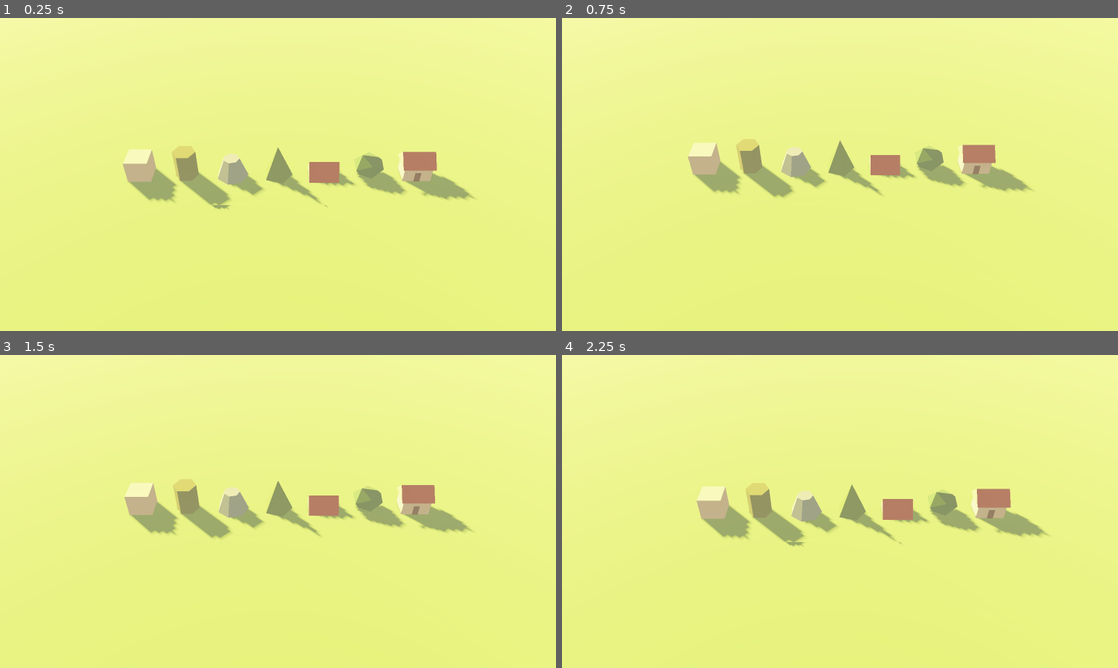
Above: before the commit, frames 1-4 (two rows, left to right).
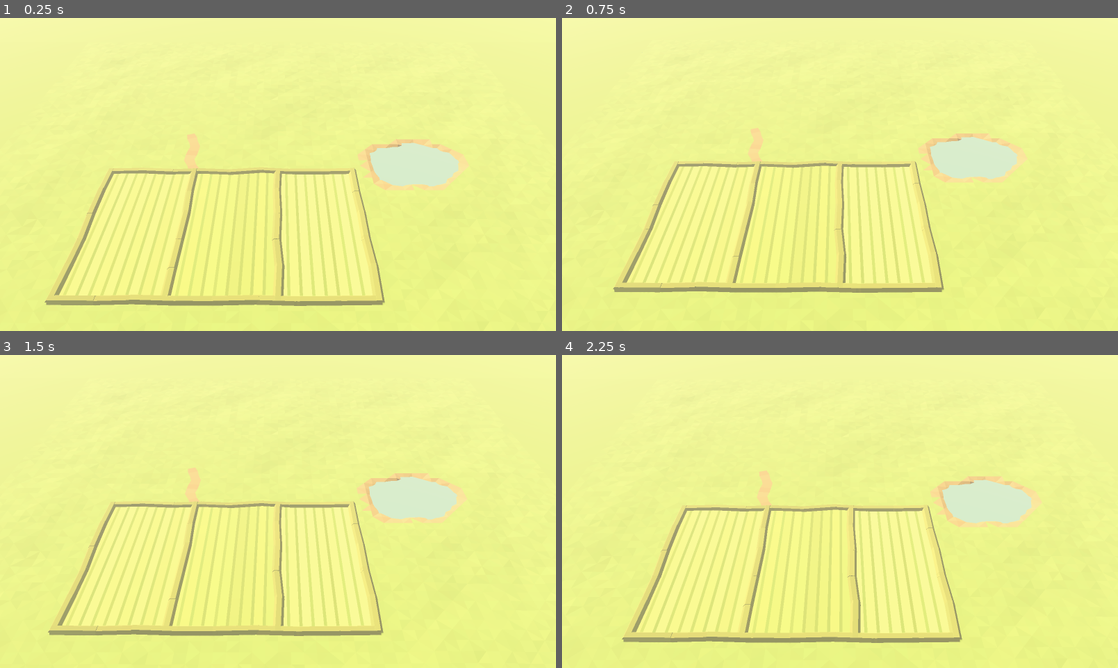
Above: after the commit, the same moments.

Repository: scplops/dau-han-game
Game: Godot game, scene res://scenes/main.tscn
The game is run twice, just before and just after one commit, with the same random seed, the same clock (stepped at 60 frames per second) and the same inputs.
Inputs (mouse positions are in pixels of both pictures, inside the frame that each line leads up to):
- Up to frame 1 (0.25 s): no input
- Up to frame 2 (0.75 s): tap Enter at 0.5 s; move the mouse to (962, 158) at 0.52 s; tap S (cam_back) at 0.6 s; click (962, 158) at 0.67 s
- Up to frame 3 (1.5 s): move the mouse to (166, 527) at 1.27 s; tap W (cam_forward) at 1.35 s; click (166, 527) at 1.42 s
- Up to frame 4 (2.25 s): move the mouse to (895, 442) at 2.02 s; tap A (cam_left) at 2.1 s; click (895, 442) at 2.17 s

The runs differ from the first frame. In frame 1, 8.6% of the frame differs, in the area x 8-86%, y 36-92%; in frame 2, 8.1%; in frame 3, 8.3%; in frame 4, 8.5%.

Commit message:
step 3: add terrain with rice paddies, dikes, pond and dirt path
Co-Authored-By: Claude Opus 5.5 <noreply@anthropic.com>
Claude-Session: https://claude.ai/code/session_01GvTBmVNKWvduxKtgofh7qQ

Diff:
--- a/scenes/main.tscn
+++ b/scenes/main.tscn
@@ -2,6 +2,7 @@
 
 [ext_resource type="Script" path="res://scripts/world_builder.gd" id="1_world"]
 [ext_resource type="Script" path="res://scripts/camera_rig.gd" id="2_camera"]
+[ext_resource type="Script" path="res://scripts/builders/terrain.gd" id="3_terrain"]
 
 [sub_resource type="ProceduralSkyMaterial" id="SkyMaterial_main"]
 sun_angle_max = 20.0
@@ -34,13 +35,18 @@
 directional_shadow_max_distance = 70.0
 
 [node name="CameraRig" type="Node3D" parent="."]
+transform = Transform3D(1, 0, 0, 0, 1, 0, 0, 0, 1, 0, 0, 2.5)
 script = ExtResource("2_camera")
 
 [node name="Camera3D" type="Camera3D" parent="CameraRig"]
 fov = 40.0
+near = 0.3
 far = 500.0
 
 [node name="World" type="Node3D" parent="." node_paths=PackedStringArray("world_environment", "sun")]
 script = ExtResource("1_world")
 world_environment = NodePath("../WorldEnvironment")
 sun = NodePath("../Sun")
+
+[node name="Terrain" type="Node3D" parent="World"]
+script = ExtResource("3_terrain")
--- /dev/null
+++ b/scripts/builders/terrain.gd
@@ -0,0 +1,337 @@
+class_name Terrain
+extends Node3D
+## Địa hình: nền cỏ gợn nhẹ, 3 thửa ruộng có bờ, ao nước, đường đất.
+## Toạ độ: x sang phải, z về phía camera (tiền cảnh là z dương), y lên trên.
+## Các builder sau (nhà, lúa, nhân vật...) dùng `height_at()` và các vùng bên dưới
+## để đặt vật thể đúng chỗ.
+
+@export var random_seed: int = 3103
+
+@export_group("Nền")
+@export var grid_extent: float = 32.0        # lưới chi tiết từ -extent đến +extent
+@export var cell_size: float = 1.0
+@export var skirt_extent: float = 160.0      # mặt phẳng phẳng bao ngoài, tan vào sương
+@export var noise_amplitude: float = 0.35
+@export var noise_frequency: float = 0.07
+@export_range(0.0, 0.2) var ground_jitter: float = 0.035
+
+@export_group("Ruộng")
+## Khối ruộng (x, z, rộng, sâu); chia thành 3 thửa bởi `field_dividers`.
+@export var field_rect: Rect2 = Rect2(-18.0, 2.0, 26.0, 16.0)
+@export var field_dividers: PackedFloat32Array = PackedFloat32Array([-9.0, 0.0])
+@export var furrow_spacing: float = 1.0
+@export var furrow_width: float = 0.25
+@export var dike_bottom_width: float = 0.9
+@export var dike_top_width: float = 0.45
+@export var dike_height: float = 0.28
+@export var dike_wobble: float = 0.18        # độ cong vẹo của bờ ruộng
+
+@export_group("Ao")
+@export var pond_center: Vector2 = Vector2(15.0, 0.5)
+@export var pond_radius: float = 4.6
+@export var pond_depth: float = 0.7
+@export var water_level: float = -0.18
+
+@export_group("Sân & đường")
+## Vùng phẳng dành cho nhà và sân (bước 4).
+@export var yard_rect: Rect2 = Rect2(-17.0, -15.0, 12.0, 10.0)
+@export var path_points: PackedVector2Array = PackedVector2Array([
+	Vector2(-10.5, -5.0), Vector2(-9.6, -2.5), Vector2(-9.9, 0.0), Vector2(-9.0, 2.0)])
+@export var path_width: float = 1.1
+
+var _noise := FastNoiseLite.new()
+var _pond_shape := PackedFloat32Array()      # bán kính tương đối theo góc
+
+
+func build() -> void:
+	_noise.seed = random_seed
+	_noise.frequency = noise_frequency
+	_noise.noise_type = FastNoiseLite.TYPE_SIMPLEX_SMOOTH
+	_make_pond_shape()
+
+	var ground := MeshBuilder.new(random_seed, ground_jitter)
+	_build_ground(ground)
+	add_child(ground.commit_instance("Ground"))
+
+	var details := MeshBuilder.new(random_seed + 1, 0.06)
+	_build_fields(details)
+	_build_path(details)
+	add_child(details.commit_instance("FieldsAndPath"))
+
+	var water := MeshBuilder.new(random_seed + 2, 0.0)
+	_build_water(water)
+	var water_node := water.commit_instance("PondWater")
+	water_node.cast_shadow = GeometryInstance3D.SHADOW_CASTING_SETTING_OFF
+	add_child(water_node)
+
+
+# --- Truy vấn cho các builder khác -----------------------------------------------
+
+## Độ cao mặt đất tại (x, z).
+func height_at(x: float, z: float) -> float:
+	var p := Vector2(x, z)
+	var pond_t := _pond_factor(p)
+	if pond_t < 1.0:
+		# Lòng ao: dốc nhanh ở mép, phẳng ở giữa
+		return -pond_depth * clampf((1.0 - pond_t) * 3.0, 0.0, 1.0)
+	var flat := _distance_to_features(p)
+	var mask := smoothstep(0.5, 4.0, flat)
+	# Mép lưới về 0 để khớp với mặt phẳng bao ngoài
+	var edge := maxf(absf(x), absf(z))
+	mask *= 1.0 - smoothstep(grid_extent - 6.0, grid_extent, edge)
+	return _noise.get_noise_2d(x, z) * noise_amplitude * mask
+
+
+## Hình chữ nhật của từng thửa ruộng (tính tới tim bờ).
+func paddy_rects() -> Array[Rect2]:
+	var xs: Array[float] = [field_rect.position.x]
+	for d in field_dividers:
+		xs.append(d)
+	xs.append(field_rect.end.x)
+	var rects: Array[Rect2] = []
+	for i in xs.size() - 1:
+		rects.append(Rect2(xs[i], field_rect.position.y, xs[i + 1] - xs[i], field_rect.size.y))
+	return rects
+
+
+## Điểm có nằm trong lòng ao không.
+func is_in_pond(x: float, z: float) -> bool:
+	return _pond_factor(Vector2(x, z)) < 1.0
+
+
+# --- Nền --------------------------------------------------------------------------
+
+func _build_ground(mb: MeshBuilder) -> void:
+	var n := int(grid_extent * 2.0 / cell_size)
+	var heights := PackedFloat32Array()
+	heights.resize((n + 1) * (n + 1))
+	for iz in n + 1:
+		for ix in n + 1:
+			var x := -grid_extent + ix * cell_size
+			var z := -grid_extent + iz * cell_size
+			heights[iz * (n + 1) + ix] = height_at(x, z)
+
+	for iz in n:
+		for ix in n:
+			var x0 := -grid_extent + ix * cell_size
+			var z0 := -grid_extent + iz * cell_size
+			var x1 := x0 + cell_size
+			var z1 := z0 + cell_size
+			var a := Vector3(x0, heights[iz * (n + 1) + ix], z0)
+			var b := Vector3(x1, heights[iz * (n + 1) + ix + 1], z0)
+			var c := Vector3(x1, heights[(iz + 1) * (n + 1) + ix + 1], z1)
+			var d := Vector3(x0, heights[(iz + 1) * (n + 1) + ix], z1)
+			# Đổi hướng đường chéo xen kẽ cho lưới bớt đều
+			if (ix + iz) % 2 == 0:
+				_ground_tri(mb, a, b, c)
+				_ground_tri(mb, a, c, d)
+			else:
+				_ground_tri(mb, a, b, d)
+				_ground_tri(mb, b, c, d)
+
+	# Mặt phẳng bao ngoài lưới
+	var e := grid_extent
+	var s := skirt_extent
+	var below := Vector3(0, -1, 0)
+	mb.add_quad(Vector3(-s, 0, -s), Vector3(s, 0, -s), Vector3(s, 0, -e), Vector3(-s, 0, -e), Palette.GRASS, below)
+	mb.add_quad(Vector3(-s, 0, e), Vector3(s, 0, e), Vector3(s, 0, s), Vector3(-s, 0, s), Palette.GRASS, below)
+	mb.add_quad(Vector3(-s, 0, -e), Vector3(-e, 0, -e), Vector3(-e, 0, e), Vector3(-s, 0, e), Palette.GRASS, below)
+	mb.add_quad(Vector3(e, 0, -e), Vector3(s, 0, -e), Vector3(s, 0, e), Vector3(e, 0, e), Palette.GRASS, below)
+
+
+func _ground_tri(mb: MeshBuilder, a: Vector3, b: Vector3, c: Vector3) -> void:
+	# Chỉ bờ ao mới có màu đất; chỗ trũng tự nhiên vẫn là cỏ
+	var mid := (a + b + c) / 3.0
+	var color := Palette.EARTH if _pond_factor(Vector2(mid.x, mid.z)) < 1.12 else Palette.GRASS
+	mb.add_triangle(a, b, c, color, (a + b + c) / 3.0 + Vector3.DOWN)
+
+
+# --- Ruộng ------------------------------------------------------------------------
+
+func _build_fields(mb: MeshBuilder) -> void:
+	var colors: Array[Color] = [Palette.RICE_1, Palette.RICE_2, Palette.RICE_3]
+	var rects := paddy_rects()
+	var y := 0.03
+	var up_inside := Vector3(0, -1, 0)
+	for i in rects.size():
+		var r := rects[i]
+		var col := colors[i % colors.size()]
+		# Luống chạy dọc theo z (hướng về camera) để tạo chiều sâu phối cảnh
+		var x := r.position.x
+		while x < r.end.x - 0.01:
+			var main_end := minf(x + furrow_spacing - furrow_width, r.end.x)
+			var furrow_end := minf(x + furrow_spacing, r.end.x)
+			_flat_rect(mb, x, main_end, r.position.y, r.end.y, y, col, up_inside)
+			if furrow_end > main_end:
+				_flat_rect(mb, main_end, furrow_end, r.position.y, r.end.y, y, Palette.RICE_FURROW, up_inside)
+			x = furrow_end
+
+	# Bờ ruộng: viền ngoài + các bờ chia thửa, hơi cong vẹo cho tự nhiên
+	var rng := RandomNumberGenerator.new()
+	rng.seed = random_seed + 10
+	var fr := field_rect
+	var outline := PackedVector2Array([
+		fr.position, Vector2(fr.end.x, fr.position.y), fr.end, Vector2(fr.position.x, fr.end.y),
+		fr.position])
+	_build_dike(mb, outline, rng)
+	for d in field_dividers:
+		_build_dike(mb, PackedVector2Array([Vector2(d, fr.position.y), Vector2(d, fr.end.y)]), rng)
+
+
+func _flat_rect(mb: MeshBuilder, x0: float, x1: float, z0: float, z1: float, y: float,
+		color: Color, inside: Vector3) -> void:
+	mb.add_quad(Vector3(x0, y, z0), Vector3(x1, y, z0), Vector3(x1, y, z1), Vector3(x0, y, z1),
+			color, inside)
+
+
+## Bờ đất tiết diện hình thang chạy theo đường gấp khúc `points`.
+func _build_dike(mb: MeshBuilder, points: PackedVector2Array, rng: RandomNumberGenerator) -> void:
+	# Chia nhỏ mỗi đoạn ~3 m và xô lệch ngang để bờ không thẳng tắp
+	var pts := PackedVector2Array()
+	for i in points.size() - 1:
+		var a := points[i]
+		var b := points[i + 1]
+		var steps := maxi(1, int(a.distance_to(b) / 3.0))
+		var side := (b - a).normalized().orthogonal()
+		for s in steps:
+			var t := float(s) / steps
+			var p := a.lerp(b, t)
+			if s > 0:
+				p += side * rng.randf_range(-dike_wobble, dike_wobble)
+			pts.append(p)
+	pts.append(points[points.size() - 1])
+
+	for i in pts.size() - 1:
+		var a := pts[i]
+		var b := pts[i + 1]
+		var dir := (b - a).normalized()
+		# Kéo dài mỗi đoạn một chút để các khúc nối liền, không hở
+		a -= dir * dike_top_width * 0.5
+		b += dir * dike_top_width * 0.5
+		var side := dir.orthogonal()
+		var hb := dike_bottom_width * 0.5
+		var ht := dike_top_width * 0.5
+		var h := dike_height * rng.randf_range(0.85, 1.1)
+		var a3 := Vector3(a.x, 0.0, a.y)
+		var b3 := Vector3(b.x, 0.0, b.y)
+		var s3 := Vector3(side.x, 0.0, side.y)
+		var up := Vector3(0, h, 0)
+		var bl0 := a3 - s3 * hb
+		var br0 := a3 + s3 * hb
+		var bl1 := b3 - s3 * hb
+		var br1 := b3 + s3 * hb
+		var tl0 := a3 - s3 * ht + up
+		var tr0 := a3 + s3 * ht + up
+		var tl1 := b3 - s3 * ht + up
+		var tr1 := b3 + s3 * ht + up
+		var inside := (a3 + b3) * 0.5 + up * 0.4
+		mb.add_quad(tl0, tr0, tr1, tl1, Palette.DIKE, inside)   # mặt bờ
+		mb.add_quad(bl0, tl0, tl1, bl1, Palette.DIKE, inside)   # sườn trái
+		mb.add_quad(br0, tr0, tr1, br1, Palette.DIKE, inside)   # sườn phải
+		mb.add_quad(bl0, br0, tr0, tl0, Palette.DIKE, inside)   # đầu
+		mb.add_quad(bl1, br1, tr1, tl1, Palette.DIKE, inside)   # cuối
+
+
+# --- Đường đất --------------------------------------------------------------------
+
+func _build_path(mb: MeshBuilder) -> void:
+	var rng := RandomNumberGenerator.new()
+	rng.seed = random_seed + 20
+	var pts := _densify(path_points, 0.8)
+	var inside := Vector3(0, -1, 0)
+	var prev_l := Vector3.ZERO
+	var prev_r := Vector3.ZERO
+	for i in pts.size():
+		var p := pts[i]
+		var dir: Vector2
+		if i == 0:
+			dir = pts[1] - pts[0]
+		elif i == pts.size() - 1:
+			dir = pts[i] - pts[i - 1]
+		else:
+			dir = pts[i + 1] - pts[i - 1]
+		var side := dir.normalized().orthogonal()
+		var w := path_width * 0.5 * rng.randf_range(0.8, 1.15)
+		var y := height_at(p.x, p.y) + 0.04
+		var l := Vector3(p.x - side.x * w, y, p.y - side.y * w)
+		var r := Vector3(p.x + side.x * w, y, p.y + side.y * w)
+		if i > 0:
+			mb.add_quad(prev_l, prev_r, r, l, Palette.EARTH, (prev_l + r) * 0.5 + inside)
+		prev_l = l
+		prev_r = r
+
+
+static func _densify(points: PackedVector2Array, step: float) -> PackedVector2Array:
+	var out := PackedVector2Array()
+	for i in points.size() - 1:
+		var n := maxi(1, int(points[i].distance_to(points[i + 1]) / step))
+		for s in n:
+			out.append(points[i].lerp(points[i + 1], float(s) / n))
+	out.append(points[points.size() - 1])
+	return out
+
+
+# --- Ao ---------------------------------------------------------------------------
+
+const POND_SEGMENTS := 28
+
+
+func _make_pond_shape() -> void:
+	var rng := RandomNumberGenerator.new()
+	rng.seed = random_seed + 30
+	var p1 := rng.randf() * TAU
+	var p2 := rng.randf() * TAU
+	_pond_shape.resize(POND_SEGMENTS)
+	for i in POND_SEGMENTS:
+		var ang := TAU * i / POND_SEGMENTS
+		# Bán kính dao động theo vài sóng sin => hình bất quy tắc nhưng mềm
+		_pond_shape[i] = 1.0 + 0.16 * sin(2.0 * ang + p1) + 0.08 * sin(5.0 * ang + p2)
+
+
+## 0 ở tâm ao, 1 ở mép ao, > 1 bên ngoài.
+func _pond_factor(p: Vector2) -> float:
+	var d := p - pond_center
+	var ang := fposmod(atan2(d.y, d.x), TAU)
+	var f := ang / TAU * POND_SEGMENTS
+	var i0 := int(f) % POND_SEGMENTS
+	var i1 := (i0 + 1) % POND_SEGMENTS
+	var r := lerpf(_pond_shape[i0], _pond_shape[i1], f - floorf(f)) * pond_radius
+	return d.length() / r
+
+
+func _build_water(mb: MeshBuilder) -> void:
+	# Mặt nước là đa giác phủ hết lòng ao; phần ngoài mép bị đất che
+	var center := Vector3(pond_center.x, water_level, pond_center.y)
+	var below := center + Vector3.DOWN
+	for i in POND_SEGMENTS:
+		var j := (i + 1) % POND_SEGMENTS
+		var a := _pond_point(i, 1.05)
+		var b := _pond_point(j, 1.05)
+		mb.add_triangle(center, a, b, Palette.WATER, below)
+
+
+func _pond_point(i: int, scale: float) -> Vector3:
+	var ang := TAU * i / POND_SEGMENTS
+	var r := _pond_shape[i] * pond_radius * scale
+	return Vector3(pond_center.x + cos(ang) * r, water_level, pond_center.y + sin(ang) * r)
+
+
+# --- Khoảng cách tới các vùng cần giữ phẳng ---------------------------------------
+
+func _distance_to_features(p: Vector2) -> float:
+	var d := _rect_distance(p, field_rect.grow(1.0))
+	d = minf(d, _rect_distance(p, yard_rect))
+	d = minf(d, maxf(0.0, (_pond_factor(p) - 1.0) * pond_radius))
+	for i in path_points.size() - 1:
+		d = minf(d, _segment_distance(p, path_points[i], path_points[i + 1]) - path_width)
+	return maxf(d, 0.0)
+
+
+static func _rect_distance(p: Vector2, r: Rect2) -> float:
+	var dx := maxf(maxf(r.position.x - p.x, 0.0), p.x - r.end.x)
+	var dz := maxf(maxf(r.position.y - p.y, 0.0), p.y - r.end.y)
+	return Vector2(dx, dz).length()
+
+
+static func _segment_distance(p: Vector2, a: Vector2, b: Vector2) -> float:
+	return p.distance_to(Geometry2D.get_closest_point_to_segment(p, a, b))
--- a/scripts/camera_rig.gd
+++ b/scripts/camera_rig.gd
@@ -10,7 +10,7 @@
 @export_range(-80.0, -10.0) var max_pitch_deg: float = -25.0
 
 @export_group("Zoom")
-@export var distance: float = 38.0
+@export var distance: float = 46.0
 @export var min_distance: float = 8.0
 @export var max_distance: float = 70.0
 @export_range(1.01, 1.5) var zoom_step: float = 1.12
--- a/scripts/mesh_builder.gd
+++ b/scripts/mesh_builder.gd
@@ -15,11 +15,24 @@
 
 static var _shared_material: StandardMaterial3D
 
+## Độ lệch màu ngẫu nhiên của từng mặt (0 = tắt, 0.04 = ±4% độ sáng).
+## Làm mặt đất, tường, tán lá bớt đơn điệu mà không thêm đa giác.
+var color_jitter: float = 0.0
+## Bóng tiếp xúc: đỉnh thấp hơn độ cao này (toạ độ sau xform) bị tối dần về phía đất.
+## 0 = tắt. Dùng cho vật đứng trên đất (nhà, cây, đá), KHÔNG dùng cho mặt đất.
+var contact_shade_height: float = 0.0
+var contact_shade_strength: float = 0.25
+
 var _st := SurfaceTool.new()
 var _count: int = 0
-
-
-func _init() -> void:
+var _rng: RandomNumberGenerator
+
+
+## `seed_value` quyết định độ lệch màu, để cảnh giống nhau mỗi lần chạy.
+func _init(seed_value: int = 1, jitter: float = 0.0) -> void:
+	_rng = RandomNumberGenerator.new()
+	_rng.seed = seed_value
+	color_jitter = jitter
 	_st.begin(Mesh.PRIMITIVE_TRIANGLES)
 	_st.set_smooth_group(-1)  # -1 = không làm mượt => flat shading
 
@@ -62,6 +75,31 @@
 ## thứ tự đỉnh được tự đảo để pháp tuyến luôn hướng ra ngoài.
 func add_triangle(a: Vector3, b: Vector3, c: Vector3, color: Color,
 		inside: Vector3, xform: Transform3D = Transform3D.IDENTITY) -> MeshBuilder:
+	_tri(a, b, c, vary(color), inside, xform)
+	return self
+
+
+## Tứ giác (2 tam giác cùng một màu), các đỉnh theo thứ tự vòng quanh.
+func add_quad(a: Vector3, b: Vector3, c: Vector3, d: Vector3, color: Color,
+		inside: Vector3, xform: Transform3D = Transform3D.IDENTITY) -> MeshBuilder:
+	var col := vary(color)
+	_tri(a, b, c, col, inside, xform)
+	_tri(a, c, d, col, inside, xform)
+	return self
+
+
+## Màu sau khi lệch ngẫu nhiên theo `color_jitter`.
+func vary(color: Color) -> Color:
+	if color_jitter <= 0.0:
+		return color
+	var k := 1.0 + _rng.randf_range(-color_jitter, color_jitter)
+	var out := Color(color.r * k, color.g * k, color.b * k, color.a)
+	out.h = wrapf(out.h + _rng.randf_range(-color_jitter, color_jitter) * 0.12, 0.0, 1.0)
+	return out
+
+
+func _tri(a: Vector3, b: Vector3, c: Vector3, color: Color,
+		inside: Vector3, xform: Transform3D) -> void:
 	a = xform * a
 	b = xform * b
 	c = xform * c
@@ -72,20 +110,18 @@
 		var tmp := b
 		b = c
 		c = tmp
-	_st.set_color(color)
-	_st.add_vertex(a)
-	_st.add_vertex(b)
-	_st.add_vertex(c)
+	for v: Vector3 in [a, b, c]:
+		_st.set_color(_shade(color, v))
+		_st.add_vertex(v)
 	_count += 1
-	return self
-
-
-## Tứ giác (2 tam giác), các đỉnh theo thứ tự vòng quanh.
-func add_quad(a: Vector3, b: Vector3, c: Vector3, d: Vector3, color: Color,
-		inside: Vector3, xform: Transform3D = Transform3D.IDENTITY) -> MeshBuilder:
-	add_triangle(a, b, c, color, inside, xform)
-	add_triangle(a, c, d, color, inside, xform)
-	return self
+
+
+## Tối dần phần sát đất (bóng tiếp xúc giả).
+func _shade(color: Color, v: Vector3) -> Color:
+	if contact_shade_height <= 0.0 or v.y >= contact_shade_height:
+		return color
+	var t := clampf(1.0 - v.y / contact_shade_height, 0.0, 1.0)
+	return color.darkened(contact_shade_strength * t)
 
 
 ## Hộp chữ nhật kích thước `size`, đáy ở y = 0.
--- a/scripts/palette.gd
+++ b/scripts/palette.gd
@@ -18,6 +18,8 @@
 const RICE_2 := Color("#a6cc5f")
 const RICE_3 := Color("#c9dd74")
 const RICE_FURROW := Color("#7fa84a")
+const DIKE := Color("#8a9a4a")           # bờ ruộng phủ cỏ (bổ sung)
+const EARTH := Color("#b89468")          # đất đường đi, bờ ao (bổ sung)
 
 # Nước
 const WATER := Color("#6fb0c2")
--- a/scripts/world_builder.gd
+++ b/scripts/world_builder.gd
@@ -1,12 +1,9 @@
 extends Node3D
-## Dựng toàn cảnh khi chạy: không khí (trời, sương, ánh sáng) + nền cỏ phẳng.
-## Các builder chi tiết (địa hình, nhà, tre...) sẽ được gọi từ đây ở các bước sau.
+## Dựng toàn cảnh khi chạy: gán không khí (trời, sương, ánh sáng) rồi gọi `build()`
+## của từng builder con theo thứ tự trong cây scene (Terrain trước, các vật sau).
 
 @export var world_environment: WorldEnvironment
 @export var sun: DirectionalLight3D
-
-@export_group("Nền")
-@export var ground_size: float = 240.0
 
 @export_group("Không khí")
 @export_range(0.0, 2.0) var sun_energy: float = 1.1
@@ -15,13 +12,15 @@
 
 @export_group("Kiểm thử")
 ## Hiện hàng khối mẫu của MeshBuilder (bước 2). Sẽ tắt khi có cảnh thật.
-@export var show_test_shapes: bool = true
+@export var show_test_shapes: bool = false
 @export var random_seed: int = 20261103
 
 
 func _ready() -> void:
 	_apply_atmosphere()
-	_build_ground()
+	for child in get_children():
+		if child.has_method("build"):
+			child.call("build")
 	if show_test_shapes:
 		_build_test_shapes()
 
@@ -43,21 +42,6 @@
 	if sun != null:
 		sun.light_color = Palette.SUN
 		sun.light_energy = sun_energy
-
-
-## Mặt phẳng cỏ tạm thời (bước 3 sẽ thay bằng địa hình thật).
-func _build_ground() -> void:
-	var plane := PlaneMesh.new()
-	plane.size = Vector2(ground_size, ground_size)
-	var mat := StandardMaterial3D.new()
-	mat.albedo_color = Palette.GRASS
-	mat.roughness = 1.0
-	mat.metallic = 0.0
-	plane.material = mat
-	var ground := MeshInstance3D.new()
-	ground.name = "Ground"
-	ground.mesh = plane
-	add_child(ground)
 
 
 ## Hàng khối mẫu để kiểm tra MeshBuilder: flat shading, màu đỉnh, gộp nhiều khối.
Not shown, added: scripts/builders/terrain.gd.uid
Not shown, changed: CLAUDE.md
